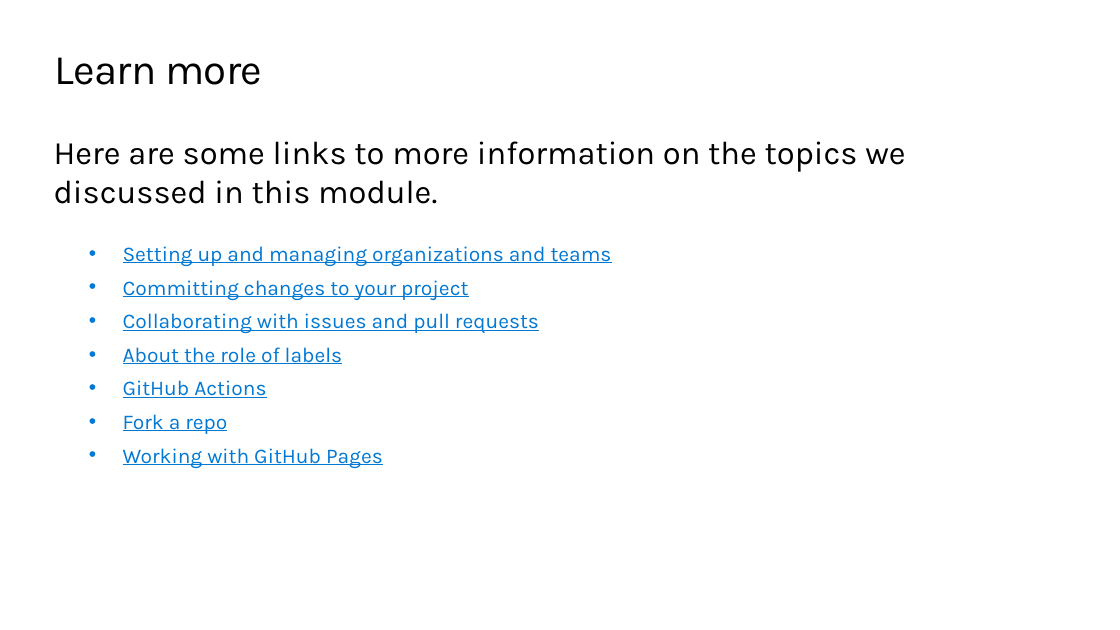
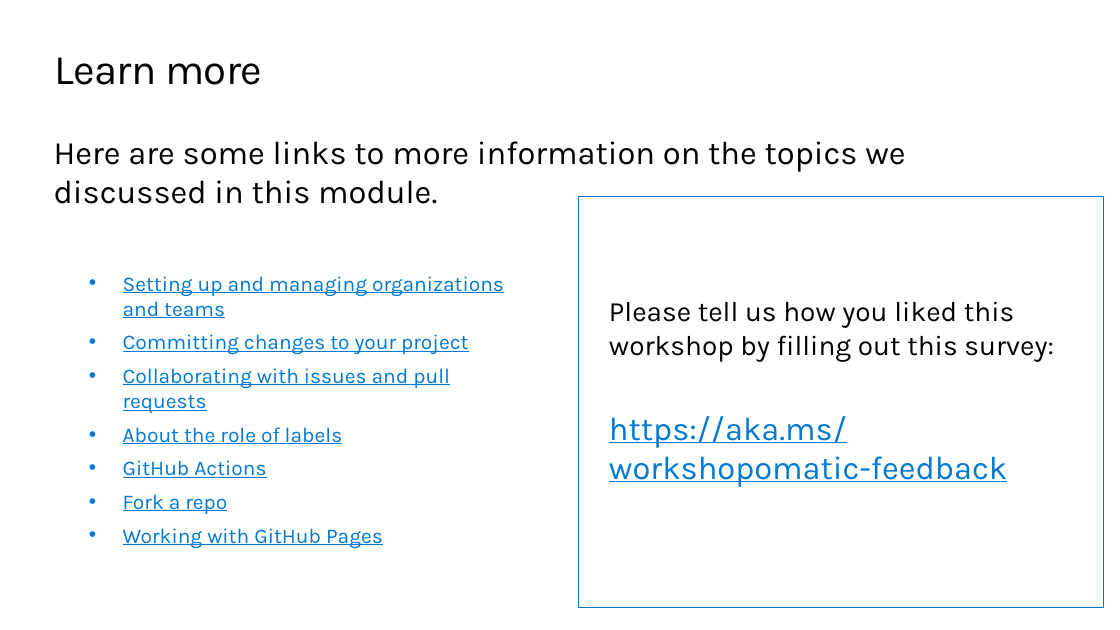
Before and after one commit to microsoft/workshop-library, a slide deck: slide 25 of short/intro-github-dev/slides.pptx. Drawn at 1120x630 pixels with LibreOffice and Linux fonts; fonts in the diff are those of the drawing; background and template pictures are left out. Boxes give left, top, right and bottom in pixels: in the first picture for what was removed or moved away, otherwise in the second. Text is boxed around its words. In the diff, an @@ line names an element or a change of style, - is before the commit and + after.

```diff
--- a/short/intro-github-dev/slides.pptx
+++ b/short/intro-github-dev/slides.pptx
@@ rectangle added at (578, 196, 1103, 607), outline #0078D4 0.75 pt @@
@@ text "Setting up and managing organizations ..." rewrapped from (123, 246, 612, 468) to (123, 276, 504, 548) @@
@@ text added at (609, 301, 1054, 487), 24 pt, text #000000 @@
+Please tell us how you liked this workshop by filling out this survey:
+https://aka.ms/workshopomatic-feedback
```
Also in this commit, not shown: 1 other file.
